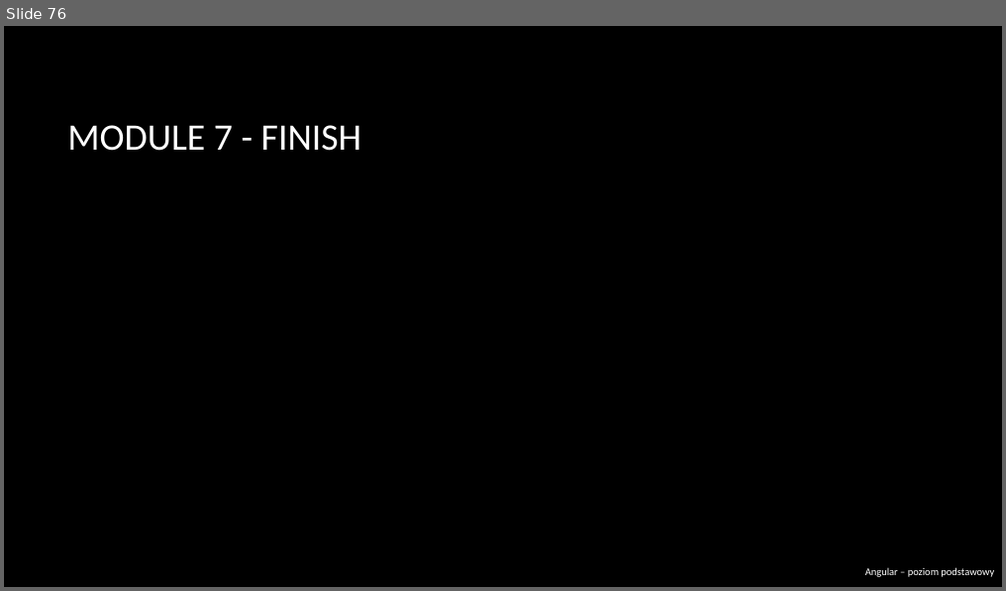
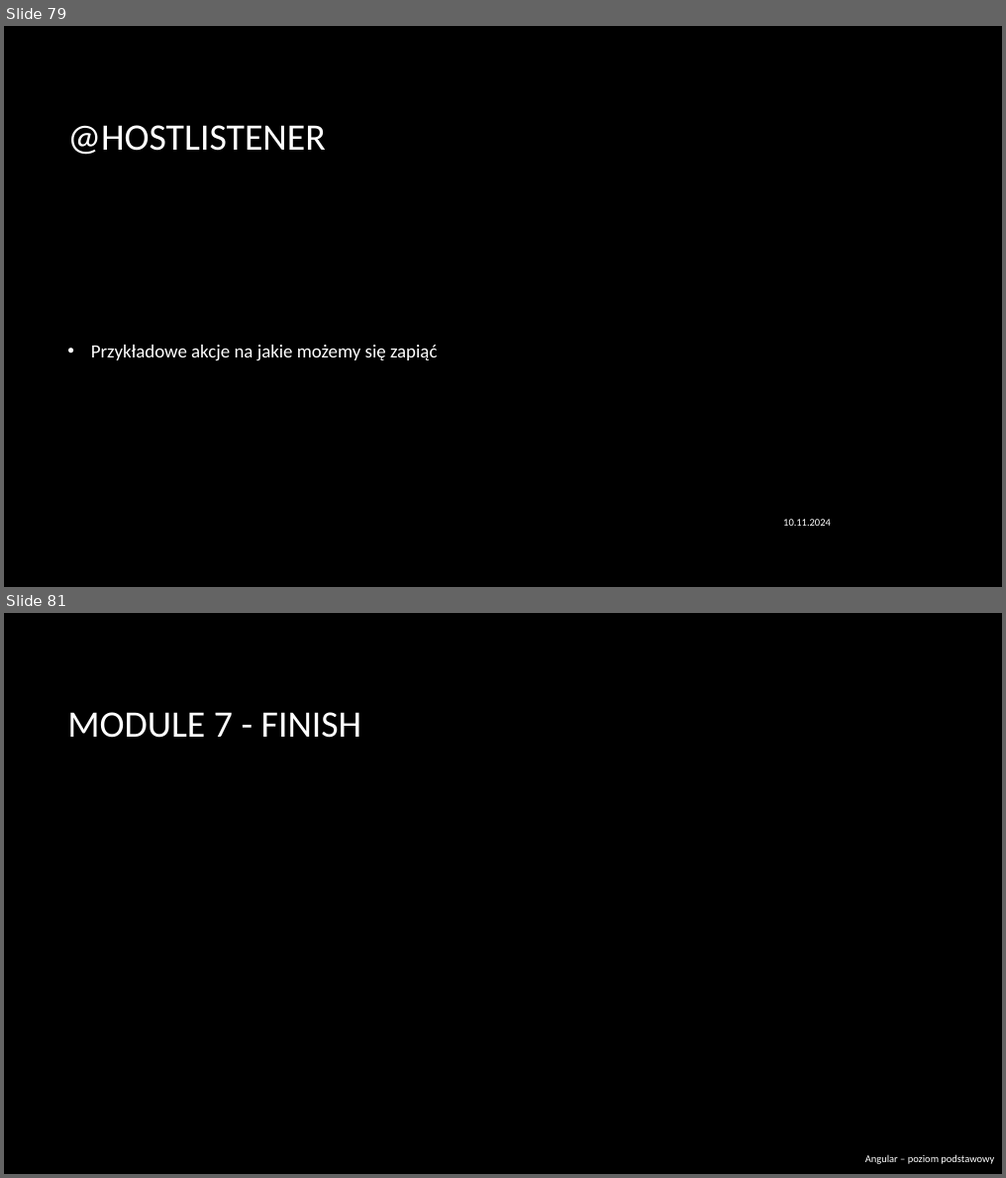
Before and after one commit to RafalSzczuka/angular-course-pfr, a slide deck: prezentacja/Angular beginner.pptx. Shown one above the other, each under a label of ours: slide 76 before the commit, slides 79 and 81 after it; the slides between them are not shown. The pictures are 1006x591 and 1006x1178 pixels, drawn with LibreOffice and Linux fonts; fonts in the diff are those of the drawing; background and template pictures are left out. Boxes give left, top, right and bottom in pixels: in the first picture for what was removed or moved away, otherwise in the second. Text is boxed around its words. In the diff, an @@ line names an element or a change of style, - is before the commit and + after.

```diff
--- a/prezentacja/Angular beginner.pptx
+++ b/prezentacja/Angular beginner.pptx
@@ slide 79 added at bbox=[4, 26, 1002, 587], background picture (left out) @@
@@ title added at bbox=[67, 125, 326, 155], 36 pt, text #FFFFFF @@
+@HOSTLISTENER
@@ text added at bbox=[91, 345, 437, 362], 18 pt, text #FFFFFF @@
+• Przykładowe akcje na jakie możemy się zapiąć
@@ text added at bbox=[783, 519, 831, 526], 10 pt, text #FFFFFF @@
+10.11.2024
@@ what was slide 76 is now slide 81 @@
```
Also in this commit, not shown: 6 slides changed, 4 other slides added.
